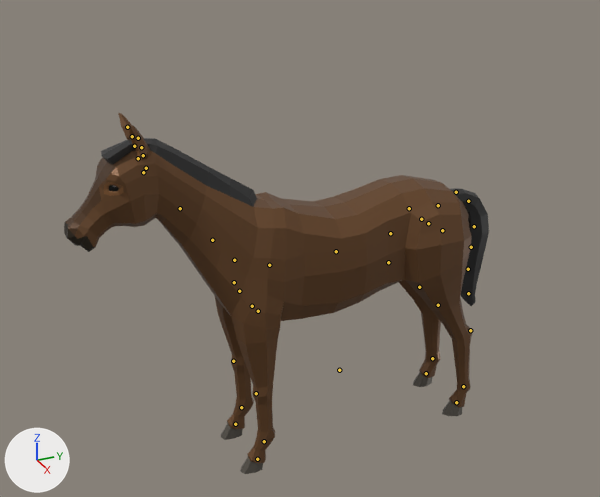
Renders of the glTF model demo/animals/Horse.glb from each side of a commit.
Camera for both pictures: a camera (50 mm lens) standing at (8.77, -4.56, 7.27) and looking at (-0.19, -0.52, 2.8). Lighting does not change. The marker at lower left points along +X, +Y and +Z. The picture after the commit comes second. The bones that change, and the others that lie on the model, are drawn over the model as lines.

The first picture shows 'Horse'.
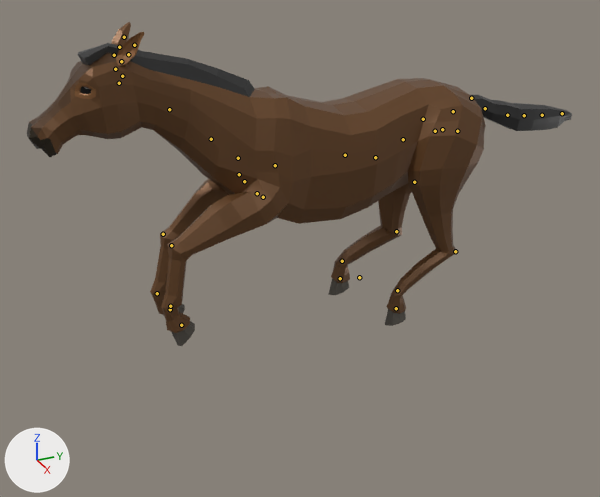
The newer file adds an action. The first version stands in its rest pose; the second is drawn at frame 18 of the action 'AnimalArmature|Gallop_Jump'.

The edits, one by one:
Bone 'Body' (bone_body) moves from (0.0, 0.0, 0.0) to (0.0, 0.0139, -0.0027).
Bone 'Body' (bone_body) turns from (0, 0, 0) to (0, -1, 0) degrees about its own x, y and z.
Bone 'Back' (bone_back) moves from (0.0, 0.0, 0.0) to (0.0, 0.0019, 0.0002).
Bone 'Neck1' (bone_neck1) turns from (0, 0, 0) to (-10, 0, 0) degrees about its own x, y and z.
Bone 'Neck3' (bone_neck3) turns from (0, 0, 0) to (-8, 0, 0) degrees about its own x, y and z.
Bone 'Head' (bone_head) turns from (0, 0, 0) to (27, 0, 0) degrees about its own x, y and z.
Bone 'Ear2.L' (bone_ear2_l) turns from (0, 0, 0) to (-2, 39, 43) degrees about its own x, y and z.
Bone 'Ear2.R' (bone_ear2_r) turns from (0, 0, 0) to (-1, -39, -43) degrees about its own x, y and z.
Bone 'FrontShoulder.L' (bone_frontshoulder_l) moves from (0.0, 0.0, 0.0) to (-0.0016, 0.0002, -0.0002).
Bone 'FrontUpperLeg.L' (bone_frontupperleg_l) turns from (0, 0, 0) to (-68, -1, -2) degrees about its own x, y and z.
Bone 'FrontLowerLeg.L' (bone_frontlowerleg_l) turns from (0, 0, 0) to (-55, 0, 0) degrees about its own x, y and z.
Bone 'FrontShoulder.R' (bone_frontshoulder_r) moves from (0.0, 0.0, 0.0) to (0.0016, 0.0002, -0.0002).
Bone 'FrontUpperLeg.R' (bone_frontupperleg_r) turns from (0, 0, 0) to (-56, -1, -2) degrees about its own x, y and z.
Bone 'FrontLowerLeg.R' (bone_frontlowerleg_r) turns from (0, 0, 0) to (-39, 0, 0) degrees about its own x, y and z.
Bone 'BackShoulder.L' (bone_backshoulder_l) turns from (0, 0, 0) to (-1, -23, 8) degrees about its own x, y and z.
Bone 'BackLeg.L' (bone_backleg_l) turns from (0, 0, 0) to (-1, -2, 4) degrees about its own x, y and z.
Bone 'BackUpperLeg.L' (bone_backupperleg_l) turns from (0, 0, 0) to (11, 2, 3) degrees about its own x, y and z.
Bone 'BackLowerLeg.L' (bone_backlowerleg_l) turns from (0, 0, 0) to (48, 0, -1) degrees about its own x, y and z.
Bone 'BackShoulder.R' (bone_backshoulder_r) moves from (0.0, 0.0, 0.0) to (-0.0007, -0.0001, 0.0).
Bone 'BackShoulder.R' (bone_backshoulder_r) turns from (0, 0, 0) to (-2, 36, -10) degrees about its own x, y and z.
Bone 'BackLeg.R' (bone_backleg_r) turns from (0, 0, 0) to (-1, 2, -4) degrees about its own x, y and z.
Bone 'BackUpperLeg.R' (bone_backupperleg_r) turns from (0, 0, 0) to (11, -2, -3) degrees about its own x, y and z.
Bone 'BackLowerLeg.R' (bone_backlowerleg_r) turns from (0, 0, 0) to (48, 0, 2) degrees about its own x, y and z.
Bone 'Tail3' (bone_tail3) turns from (0, 0, 0) to (52, -4, 2) degrees about its own x, y and z.
Bone 'Tail4' (bone_tail4) turns from (0, 0, 0) to (32, 0, 4) degrees about its own x, y and z.
Bone 'Tail6' (bone_tail6) turns from (0, 0, 0) to (-6, 0, 0) degrees about its own x, y and z.
Bone 'Tail7' (bone_tail7) turns from (0, 0, 0) to (-36, 0, 1) degrees about its own x, y and z.
Bone 'IKBackLeg.L' (bone_ikbackleg_l) moves from (0.0, 0.0, 0.0) to (0.0, -0.0126, -0.018).
Bone 'IKBackLeg.L' (bone_ikbackleg_l) turns from (0, 0, 0) to (21, 0, 0) degrees about its own x, y and z.
Bone 'IKFrontLeg.L' (bone_ikfrontleg_l) moves from (0.0, 0.0, 0.0) to (0.0, -0.0167, -0.0188).
Bone 'IKFrontLeg.L' (bone_ikfrontleg_l) turns from (0, 0, 0) to (49, 0, 0) degrees about its own x, y and z.
Bone 'IKBackLeg.R' (bone_ikbackleg_r) moves from (0.0, 0.0, 0.0) to (0.0, -0.0125, -0.0222).
Bone 'IKBackLeg.R' (bone_ikbackleg_r) turns from (0, 0, 0) to (16, 0, 0) degrees about its own x, y and z.
Bone 'IKFrontLeg.R' (bone_ikfrontleg_r) moves from (0.0, 0.0, 0.0) to (0.0, -0.015, -0.0174).
Bone 'IKFrontLeg.R' (bone_ikfrontleg_r) turns from (0, 0, 0) to (59, 0, 0) degrees about its own x, y and z.

Changed parts and their boxes (x1, y1, x2, y2) in the pictures (600 x 497 px):
'Horse', posed (28% wider, 10% shorter): before (64, 113, 489, 474); after (27, 22, 572, 346)
bone 'Body', root to tip: before (339, 370) to (339, 368); after (359, 277) to (359, 275)
bone 'Back', root to tip: before (438, 205) to (437, 206); after (453, 111) to (452, 111)
bone 'Neck1', root to tip: before (234, 260) to (234, 260); after (238, 158) to (238, 157)
bone 'Neck3', root to tip: before (180, 208) to (179, 208); after (169, 109) to (169, 109)
bone 'Head', root to tip: before (143, 172) to (143, 173); after (119, 83) to (118, 83)
bone 'Ear2.L', root to tip: before (143, 155) to (143, 155); after (121, 61) to (122, 61)
bone 'Ear2.R', root to tip: before (134, 146) to (134, 145); after (114, 55) to (114, 54)
bone 'FrontShoulder.L', root to tip: before (252, 306) to (252, 306); after (257, 193) to (257, 193)
bone 'FrontUpperLeg.L', root to tip: before (258, 311) to (258, 312); after (263, 197) to (262, 197)
bone 'FrontLowerLeg.L', root to tip: before (256, 393) to (256, 394); after (171, 245) to (171, 246)
bone 'FrontShoulder.R', root to tip: before (239, 291) to (239, 290); after (244, 181) to (244, 181)
bone 'FrontUpperLeg.R', root to tip: before (234, 282) to (234, 283); after (239, 174) to (238, 175)
bone 'FrontLowerLeg.R', root to tip: before (233, 361) to (233, 362); after (163, 234) to (163, 235)
bone 'BackShoulder.L', root to tip: before (428, 223) to (429, 223); after (442, 129) to (443, 129)
bone 'BackLeg.L', root to tip: before (442, 230) to (442, 231); after (457, 131) to (457, 131)
bone 'BackUpperLeg.L', root to tip: before (419, 287) to (420, 287); after (414, 182) to (415, 182)
bone 'BackLowerLeg.L', root to tip: before (470, 330) to (470, 331); after (455, 251) to (454, 252)
bone 'BackShoulder.R', root to tip: before (421, 219) to (421, 218); after (435, 131) to (434, 130)
bone 'BackLeg.R', root to tip: before (409, 208) to (408, 209); after (423, 119) to (422, 119)
bone 'BackUpperLeg.R', root to tip: before (388, 262) to (389, 263); after (375, 157) to (376, 158)
bone 'BackLowerLeg.R', root to tip: before (438, 305) to (437, 305); after (396, 231) to (395, 231)
bone 'Tail3', root to tip: before (468, 201) to (468, 201); after (485, 108) to (485, 108)
bone 'Tail4', root to tip: before (474, 226) to (474, 227); after (507, 115) to (508, 115)
bone 'Tail6', root to tip: before (468, 269) to (468, 269); after (542, 115) to (542, 115)
bone 'Tail7', root to tip: before (468, 293) to (468, 294); after (562, 113) to (562, 113)
bone 'IKBackLeg.L', root to tip: before (463, 386) to (463, 387); after (397, 290) to (397, 291)
bone 'IKFrontLeg.L', root to tip: before (264, 441) to (264, 442); after (170, 309) to (170, 310)
bone 'IKBackLeg.R', root to tip: before (432, 358) to (432, 359); after (342, 261) to (341, 262)
bone 'IKFrontLeg.R', root to tip: before (241, 407) to (241, 408); after (157, 293) to (158, 294)
